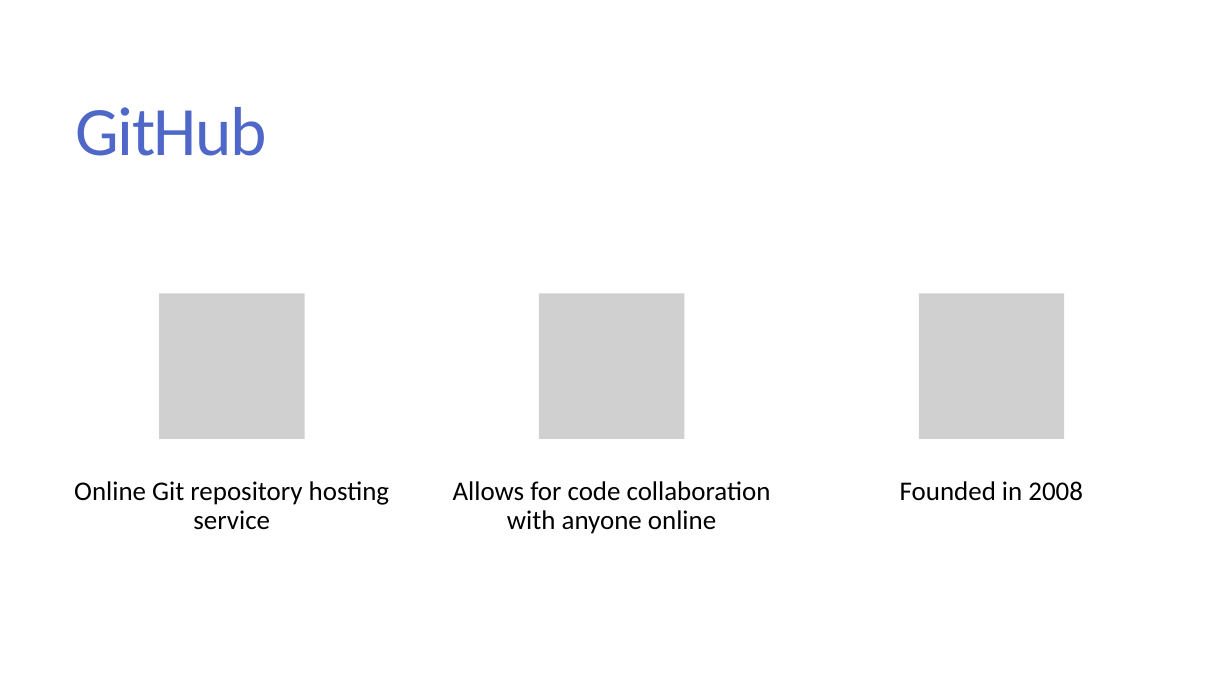
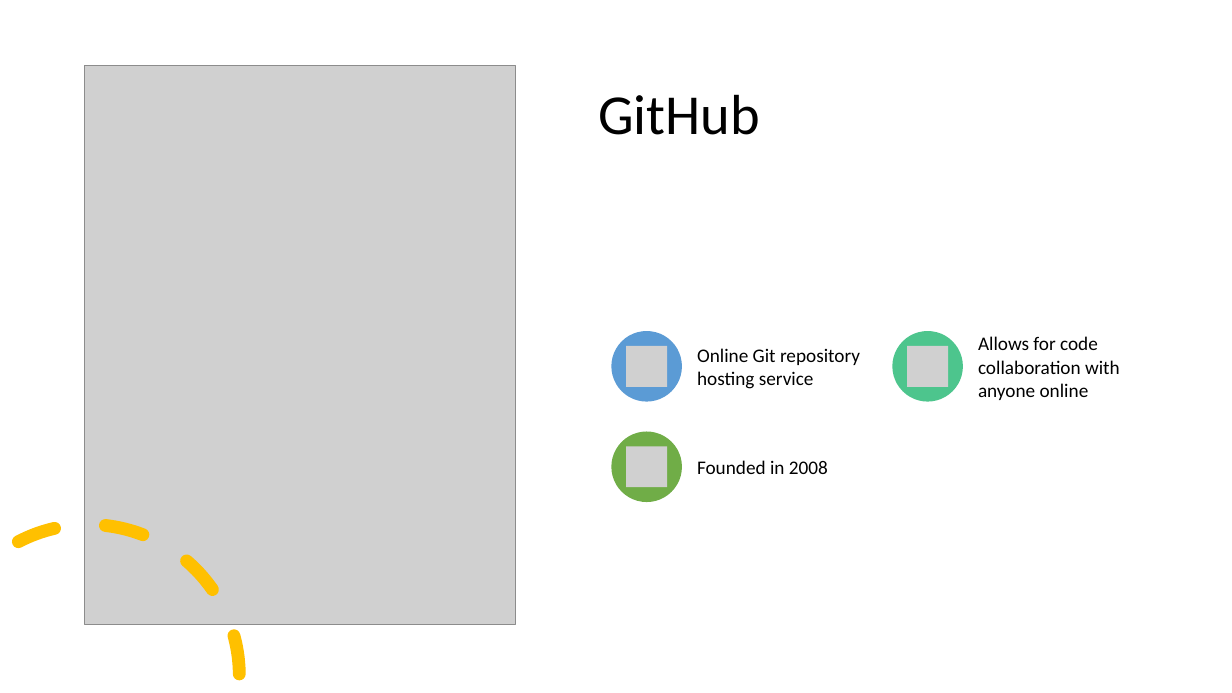
Before and after one commit to diwashrestha/program-and-talks, a slide deck: slide 7 of Working with git and GitHub/Working with Git and GitHub.pptx (slide 6 before the commit). Drawn at 1232x693 pixels with LibreOffice and Linux fonts; fonts in the diff are those of the drawing; grey boxes stand for pictures. Boxes give left, top, right and bottom in pixels: in the first picture for what was removed or moved away, otherwise in the second. Text is boxed around its words. In the diff, an @@ line names an element or a change of style, - is before the commit and + after.

```diff
--- a/Working with git and GitHub/Working with Git and GitHub.pptx
+++ b/Working with git and GitHub/Working with Git and GitHub.pptx
@@ title "GitHub": place and size @@
-title "GitHub" at [76,107,267,156]
+title "GitHub" at [598,94,760,135]
@@ title "GitHub" at [598,94,760,135]: size 54 to 44 pt, text colour #4E67C8 to #000000, letter spacing -1.2 to 0 pt; line spacing 0.85 to 0.9 @@
@@ picture added at [85,65,516,624] @@
@@ picture removed at [159,293,304,438] @@
@@ picture removed at [539,293,684,438] @@
@@ picture removed at [919,293,1064,438] @@
@@ text "Online Git repository hosting service": place and size @@
-text "Online Git repository hosting service" at [74,481,389,530]
+text "Online Git repository hosting service" at [697,348,860,389]
@@ size 21 to 15 pt; alignment centre to left; line spacing 0.9 to 1; less space between paragraphs; vertical alignment top to middle in 3 elements at [697,460,828,474], [697,348,860,389], [978,336,1120,400] @@
@@ text "Allows for code collaboration with ...": place and size @@
-text "Allows for code collaboration with ..." at [453,481,771,534]
+text "Allows for code collaboration with ..." at [978,336,1120,400]
@@ group added at [612,331,963,502]: 3 ellipses, 3 pictures @@
@@ text "Founded in 2008": place and size @@
-text "Founded in 2008" at [900,481,1083,501]
+text "Founded in 2008" at [697,460,828,474]
@@ arc (boxed as its full ellipse) added at [0,472,292,693], outline #FFC000 10 pt dashed @@
```
Also in this commit, not shown: 12 other slides changed, 6 slides added, 3 slides removed.
